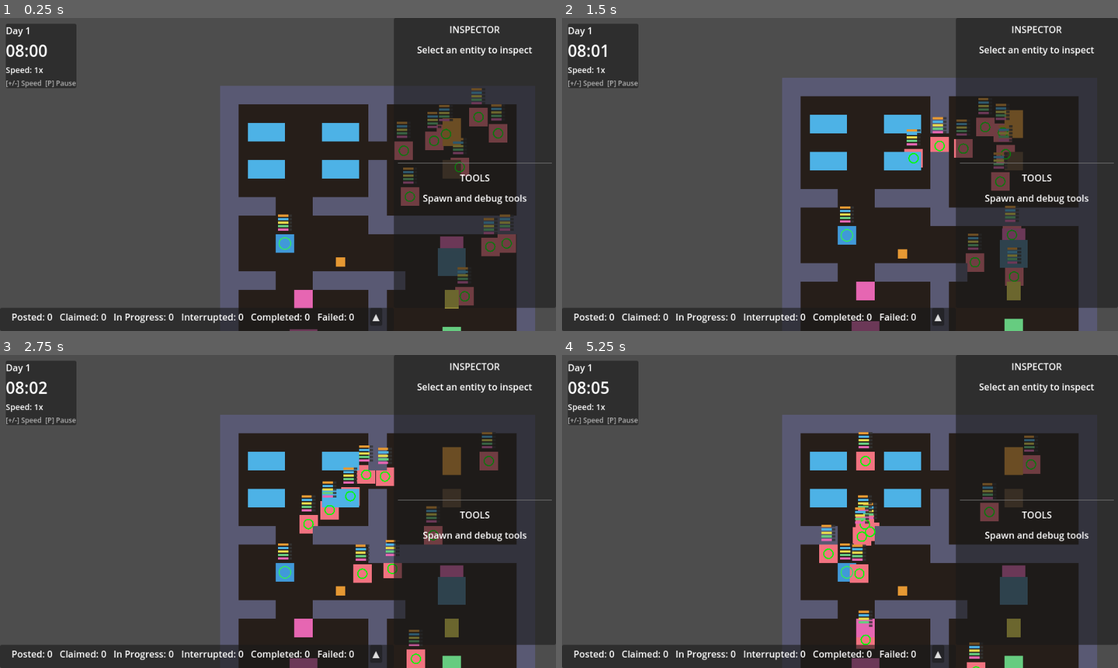
Above: before the commit, frames 1-4 (two rows, left to right).
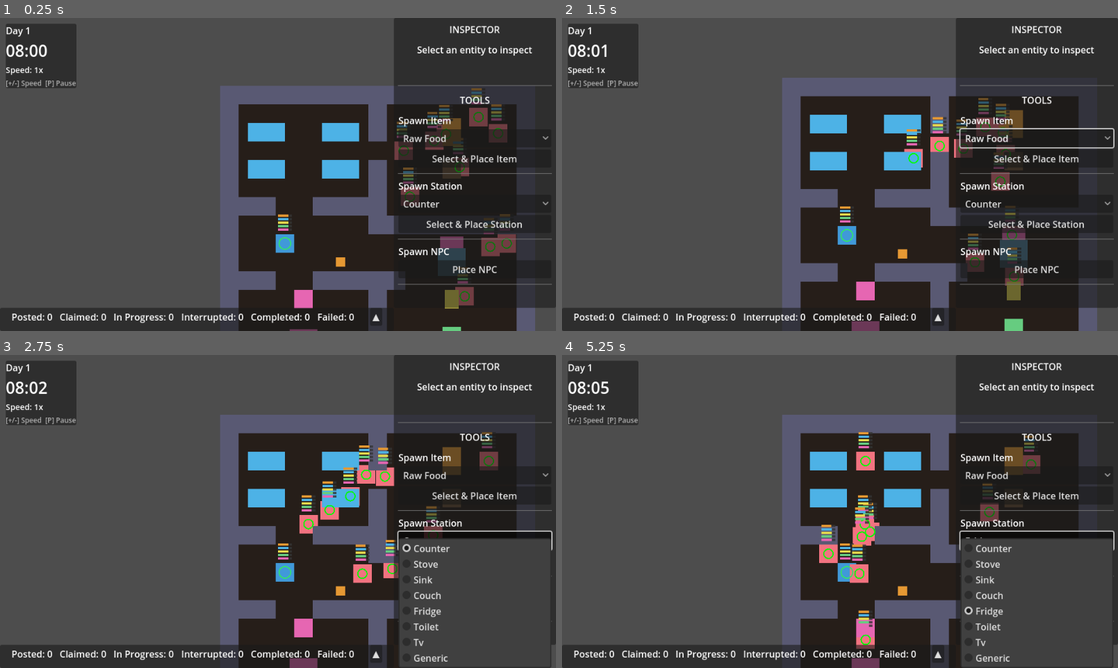
Above: after the commit, the same moments.

Repository: NikkiKoole/simgodot
Game: Godot game, scene res://scenes/main.tscn
Same seed, same stepped clock (60 frames per second), same inputs: the game is played once before the commit and once after it.
Inputs (mouse positions are in pixels of both pictures, inside the frame that each line leads up to):
- Up to frame 1 (0.25 s): no input
- Up to frame 2 (1.5 s): click (1034, 136) at 0.5 s, where only the run after the commit has a clickable "Raw Food"; click (1034, 158) at 1.25 s, where only the run after the commit has a clickable "Select & Place Item"
- Up to frame 3 (2.75 s): click (472, 539) at 2 s, where only the run after the commit has a clickable "Counter"
- Up to frame 4 (5.25 s): click (1034, 561) at 2.75 s, where only the run after the commit has a clickable "Select & Place Station"; click (1034, 539) at 3.5 s, where only the run after the commit has a clickable "Stove"; click (1034, 605) at 4.25 s, where only the run after the commit has a clickable "Place NPC"; click (1034, 539) at 5 s, where only the run after the commit has a clickable "Fridge"

The runs differ from the first frame. In frame 1, 3.0% of the frame differs, in the area x 71-100%, y 21-86%; in frame 2, 3.0%; in frame 3, 8.7%; in frame 4, 8.8%, in the area x 71-100%, y 21-100%.

Commit message:
feat: [US-014] - Implement Spawn Tools panel

Diff:
--- /dev/null
+++ b/scenes/spawn_tools.tscn
@@ -0,0 +1,67 @@
+[gd_scene load_steps=2 format=3 uid="uid://c8ngbl0oc0iyy"]
+
+[ext_resource type="Script" path="res://scripts/spawn_tools.gd" id="1_spawn_tools"]
+
+[node name="SpawnTools" type="VBoxContainer"]
+script = ExtResource("1_spawn_tools")
+theme_override_constants/separation = 8
+
+[node name="ItemSpawnSection" type="VBoxContainer" parent="."]
+layout_mode = 2
+theme_override_constants/separation = 4
+
+[node name="ItemLabel" type="Label" parent="ItemSpawnSection"]
+layout_mode = 2
+text = "Spawn Item"
+
+[node name="ItemDropdown" type="OptionButton" parent="ItemSpawnSection"]
+layout_mode = 2
+
+[node name="SpawnItemButton" type="Button" parent="ItemSpawnSection"]
+layout_mode = 2
+text = "Select & Place Item"
+
+[node name="HSeparator" type="HSeparator" parent="."]
+layout_mode = 2
+
+[node name="StationSpawnSection" type="VBoxContainer" parent="."]
+layout_mode = 2
+theme_override_constants/separation = 4
+
+[node name="StationLabel" type="Label" parent="StationSpawnSection"]
+layout_mode = 2
+text = "Spawn Station"
+
+[node name="StationDropdown" type="OptionButton" parent="StationSpawnSection"]
+layout_mode = 2
+
+[node name="SpawnStationButton" type="Button" parent="StationSpawnSection"]
+layout_mode = 2
+text = "Select & Place Station"
+
+[node name="HSeparator2" type="HSeparator" parent="."]
+layout_mode = 2
+
+[node name="NPCSpawnSection" type="VBoxContainer" parent="."]
+layout_mode = 2
+theme_override_constants/separation = 4
+
+[node name="NPCLabel" type="Label" parent="NPCSpawnSection"]
+layout_mode = 2
+text = "Spawn NPC"
+
+[node name="SpawnNPCButton" type="Button" parent="NPCSpawnSection"]
+layout_mode = 2
+text = "Place NPC"
+
+[node name="HSeparator3" type="HSeparator" parent="."]
+layout_mode = 2
+
+[node name="CancelButton" type="Button" parent="."]
+layout_mode = 2
+text = "Cancel Placement"
+
+[node name="StatusLabel" type="Label" parent="."]
+layout_mode = 2
+horizontal_alignment = 1
+autowrap_mode = 2
--- a/scripts/debug_ui.gd
+++ b/scripts/debug_ui.gd
@@ -9,6 +9,9 @@
 const ItemInspectorScene = preload("res://scenes/item_inspector.tscn")
 const ContainerInspectorScene = preload("res://scenes/container_inspector.tscn")
 
+# Preload tools scenes
+const SpawnToolsScene = preload("res://scenes/spawn_tools.tscn")
+
 # References to UI sections for child scripts to access
 @onready var inspector_section: VBoxContainer = $SidePanel/MarginContainer/VBoxContainer/InspectorSection
 @onready var tools_section: VBoxContainer = $SidePanel/MarginContainer/VBoxContainer/ToolsSection
@@ -19,6 +22,9 @@
 var station_inspector: Node = null
 var item_inspector: Node = null
 var container_inspector: Node = null
+
+# Tools panels - instantiated on demand
+var spawn_tools: Node = null
 
 # Selection outline - drawn as rectangle around selected entity
 var selected_entity: Node2D = null
@@ -43,6 +49,9 @@
 
 	# Find camera for coordinate conversion
 	_find_camera()
+
+	# Initialize tools section
+	_setup_tools_section()
 
 
 func _find_camera() -> void:
@@ -82,6 +91,10 @@
 func _input(event: InputEvent) -> void:
 	if event is InputEventMouseButton:
 		if event.button_index == MOUSE_BUTTON_LEFT and event.pressed:
+			# Check if spawn tools is in active spawn mode - if so, let it handle
+			if spawn_tools != null and spawn_tools.current_mode != spawn_tools.SpawnMode.NONE:
+				return
+
 			# Check if click is over any UI control - if so, don't handle
 			# This properly handles buttons, sliders, and other interactive elements
 			var mouse_pos: Vector2 = event.position
@@ -455,3 +468,16 @@
 	if placeholder is Label:
 		placeholder.visible = true
 		placeholder.text = "Select an entity to inspect"
+
+
+## Setup the tools section with spawn tools
+func _setup_tools_section() -> void:
+	# Remove placeholder label from tools section
+	var placeholder := tools_section.get_node_or_null("PlaceholderLabel")
+	if placeholder != null:
+		placeholder.queue_free()
+
+	# Add spawn tools
+	if spawn_tools == null:
+		spawn_tools = SpawnToolsScene.instantiate()
+		tools_section.add_child(spawn_tools)
--- a/scripts/ralph/prd.json
+++ b/scripts/ralph/prd.json
@@ -250,7 +250,7 @@
         "Project runs without errors"
       ],
       "priority": 14,
-      "passes": false,
+      "passes": true,
       "notes": ""
     },
     {
--- /dev/null
+++ b/scripts/spawn_tools.gd
@@ -0,0 +1,303 @@
+extends VBoxContainer
+## Spawn Tools Panel - UI for spawning items, stations, and NPCs
+## Provides dropdowns for selecting what to spawn, then click in the game world to place.
+## All spawns go through the DebugCommands API.
+
+# Spawn mode enum
+enum SpawnMode { NONE, ITEM, STATION, NPC }
+
+# Current spawn mode and selection
+var current_mode: SpawnMode = SpawnMode.NONE
+var selected_item_tag: String = ""
+var selected_station_type: String = ""
+
+# Preview node for showing what will be spawned
+var preview_node: Node2D = null
+var preview_visible: bool = false
+
+# Available item tags for spawning
+const ITEM_TAGS: Array[String] = [
+	"raw_food", "prepped_food", "cooked_meal", "toilet_paper", "remote",
+	"plate", "dirty_plate", "soap", "towel", "book"
+]
+
+# Reference to debug_ui for coordinate conversion
+var debug_ui: CanvasLayer = null
+
+# UI elements
+@onready var item_dropdown: OptionButton = $ItemSpawnSection/ItemDropdown
+@onready var item_spawn_btn: Button = $ItemSpawnSection/SpawnItemButton
+@onready var station_dropdown: OptionButton = $StationSpawnSection/StationDropdown
+@onready var station_spawn_btn: Button = $StationSpawnSection/SpawnStationButton
+@onready var npc_spawn_btn: Button = $NPCSpawnSection/SpawnNPCButton
+@onready var cancel_btn: Button = $CancelButton
+@onready var status_label: Label = $StatusLabel
+
+
+func _ready() -> void:
+	# Find the DebugUI parent
+	debug_ui = _find_debug_ui()
+
+	# Populate item dropdown
+	_populate_item_dropdown()
+
+	# Populate station dropdown
+	_populate_station_dropdown()
+
+	# Connect button signals
+	item_spawn_btn.pressed.connect(_on_spawn_item_pressed)
+	station_spawn_btn.pressed.connect(_on_spawn_station_pressed)
+	npc_spawn_btn.pressed.connect(_on_spawn_npc_pressed)
+	cancel_btn.pressed.connect(_on_cancel_pressed)
+
+	# Connect dropdown signals
+	item_dropdown.item_selected.connect(_on_item_selected)
+	station_dropdown.item_selected.connect(_on_station_selected)
+
+	# Initially hide cancel button and status
+	cancel_btn.visible = false
+	status_label.text = ""
+
+	# Select first items in dropdowns
+	if item_dropdown.item_count > 0:
+		item_dropdown.select(0)
+		_on_item_selected(0)
+	if station_dropdown.item_count > 0:
+		station_dropdown.select(0)
+		_on_station_selected(0)
+
+
+func _find_debug_ui() -> CanvasLayer:
+	var parent: Node = get_parent()
+	while parent != null:
+		if parent is CanvasLayer:
+			return parent
+		parent = parent.get_parent()
+	return null
+
+
+func _populate_item_dropdown() -> void:
+	item_dropdown.clear()
+	for tag in ITEM_TAGS:
+		var display_name: String = tag.replace("_", " ").capitalize()
+		item_dropdown.add_item(display_name)
+
+
+func _populate_station_dropdown() -> void:
+	station_dropdown.clear()
+	var station_types: Array[String] = DebugCommands.get_valid_station_types()
+	for station_type in station_types:
+		var display_name: String = station_type.capitalize()
+		station_dropdown.add_item(display_name)
+
+
+func _on_item_selected(index: int) -> void:
+	if index >= 0 and index < ITEM_TAGS.size():
+		selected_item_tag = ITEM_TAGS[index]
+
+
+func _on_station_selected(index: int) -> void:
+	var station_types: Array[String] = DebugCommands.get_valid_station_types()
+	if index >= 0 and index < station_types.size():
+		selected_station_type = station_types[index]
+
+
+func _on_spawn_item_pressed() -> void:
+	if selected_item_tag.is_empty():
+		status_label.text = "Select an item first"
+		return
+
+	current_mode = SpawnMode.ITEM
+	cancel_btn.visible = true
+	status_label.text = "Click in world to spawn: " + selected_item_tag.replace("_", " ")
+	_create_preview()
+
+
+func _on_spawn_station_pressed() -> void:
+	if selected_station_type.is_empty():
+		status_label.text = "Select a station type first"
+		return
+
+	current_mode = SpawnMode.STATION
+	cancel_btn.visible = true
+	status_label.text = "Click in world to spawn: " + selected_station_type.capitalize()
+	_create_preview()
+
+
+func _on_spawn_npc_pressed() -> void:
+	current_mode = SpawnMode.NPC
+	cancel_btn.visible = true
+	status_label.text = "Click in world to spawn NPC"
+	_create_preview()
+
+
+func _on_cancel_pressed() -> void:
+	_cancel_spawn_mode()
+
+
+func _cancel_spawn_mode() -> void:
+	current_mode = SpawnMode.NONE
+	cancel_btn.visible = false
+	status_label.text = ""
+	_remove_preview()
+
+
+func _process(_delta: float) -> void:
+	if current_mode != SpawnMode.NONE and preview_node != null:
+		_update_preview_position()
+
+
+func _input(event: InputEvent) -> void:
+	if current_mode == SpawnMode.NONE:
+		return
+
+	if event is InputEventMouseButton:
+		if event.button_index == MOUSE_BUTTON_LEFT and event.pressed:
+			# Check if click is over UI - if so, ignore
+			if _is_click_over_ui(event.position):
+				return
+
+			# Handle the spawn
+			var world_pos: Vector2 = _screen_to_world(event.position)
+			_do_spawn(world_pos)
+
+			# Accept the event to prevent other handlers
+			get_viewport().set_input_as_handled()
+		elif event.button_index == MOUSE_BUTTON_RIGHT and event.pressed:
+			# Right click cancels spawn mode
+			_cancel_spawn_mode()
+			get_viewport().set_input_as_handled()
+
+
+func _is_click_over_ui(screen_pos: Vector2) -> bool:
+	if debug_ui == null:
+		return false
+
+	var side_panel: Node = debug_ui.get_node_or_null("SidePanel")
+	var job_panel: Node = debug_ui.get_node_or_null("JobPanel")
+
+	if side_panel != null and side_panel is Control:
+		if side_panel.get_global_rect().has_point(screen_pos):
+			return true
+
+	if job_panel != null and job_panel is Control:
+		if job_panel.get_global_rect().has_point(screen_pos):
+			return true
+
+	return false
+
+
+func _screen_to_world(screen_position: Vector2) -> Vector2:
+	# Find the camera for coordinate conversion
+	var viewport: Viewport = get_viewport()
+	if viewport == null:
+		return screen_position
+
+	var canvas_transform: Transform2D = viewport.get_canvas_transform()
+	return canvas_transform.affine_inverse() * screen_position
+
+
+func _do_spawn(world_position: Vector2) -> void:
+	match current_mode:
+		SpawnMode.ITEM:
+			var item: ItemEntity = DebugCommands.spawn_item(selected_item_tag, world_position)
+			if item != null:
+				status_label.text = "Spawned: " + selected_item_tag.replace("_", " ")
+			else:
+				status_label.text = "Failed to spawn item"
+
+		SpawnMode.STATION:
+			var station: Station = DebugCommands.spawn_station(selected_station_type, world_position)
+			if station != null:
+				status_label.text = "Spawned: " + selected_station_type.capitalize()
+			else:
+				status_label.text = "Failed to spawn station"
+
+		SpawnMode.NPC:
+			var npc: Node = DebugCommands.spawn_npc(world_position)
+			if npc != null:
+				status_label.text = "Spawned: NPC"
+			else:
+				status_label.text = "Failed to spawn NPC"
+
+	# Exit spawn mode after spawning
+	current_mode = SpawnMode.NONE
+	cancel_btn.visible = false
+	_remove_preview()
+
+
+func _create_preview() -> void:
+	_remove_preview()
+
+	# Create a simple preview node
+	preview_node = Node2D.new()
+	preview_node.name = "SpawnPreview"
+	preview_node.z_index = 100
+
+	# Add visual based on spawn type
+	var visual: ColorRect = ColorRect.new()
+	visual.mouse_filter = Control.MOUSE_FILTER_IGNORE
+
+	match current_mode:
+		SpawnMode.ITEM:
+			visual.size = Vector2(16, 16)
+			visual.position = Vector2(-8, -8)
+			visual.color = Color(0.2, 0.8, 0.2, 0.6)  # Green, semi-transparent
+		SpawnMode.STATION:
+			visual.size = Vector2(32, 32)
+			visual.position = Vector2(-16, -16)
+			# Use station color if available
+			if DebugCommands.STATION_COLORS.has(selected_station_type):
+				visual.color = DebugCommands.STATION_COLORS[selected_station_type]
+				visual.color.a = 0.6  # Make semi-transparent
+			else:
+				visual.color = Color(0.3, 0.5, 0.6, 0.6)
+		SpawnMode.NPC:
+			visual.size = Vector2(24, 24)
+			visual.position = Vector2(-12, -12)
+			visual.color = Color(0.2, 0.4, 0.8, 0.6)  # Blue, semi-transparent
+
+	preview_node.add_child(visual)
+
+	# Add to the game world (find level or use current scene)
+	var level: Node = _get_level_node()
+	if level != null:
+		level.add_child(preview_node)
+	else:
+		var root: Node = get_tree().current_scene
+		if root != null:
+			root.add_child(preview_node)
+
+
+func _remove_preview() -> void:
+	if preview_node != null and is_instance_valid(preview_node):
+		preview_node.queue_free()
+	preview_node = null
+
+
+func _update_preview_position() -> void:
+	if preview_node == null or not is_instance_valid(preview_node):
+		return
+
+	var mouse_screen_pos: Vector2 = get_viewport().get_mouse_position()
+
+	# Check if over UI - hide preview
+	if _is_click_over_ui(mouse_screen_pos):
+		preview_node.visible = false
+		return
+
+	preview_node.visible = true
+	var world_pos: Vector2 = _screen_to_world(mouse_screen_pos)
+
+	# Snap station preview to grid
+	if current_mode == SpawnMode.STATION:
+		world_pos = DebugCommands.snap_to_grid(world_pos)
+
+	preview_node.global_position = world_pos
+
+
+func _get_level_node() -> Node:
+	var levels: Array[Node] = get_tree().get_nodes_in_group("level")
+	if levels.size() > 0:
+		return levels[0]
+	return get_tree().current_scene
Not shown, changed: scripts/ralph/progress.txt
Not shown, added: scripts/spawn_tools.gd.uid
